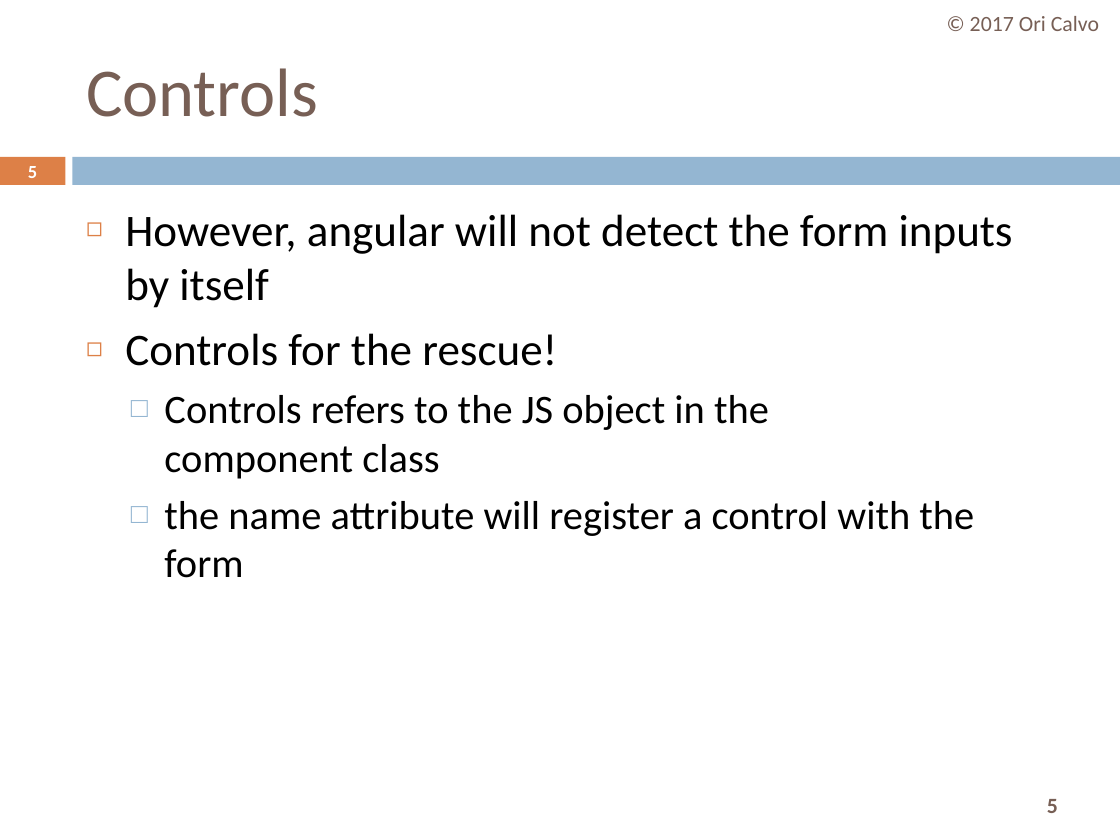
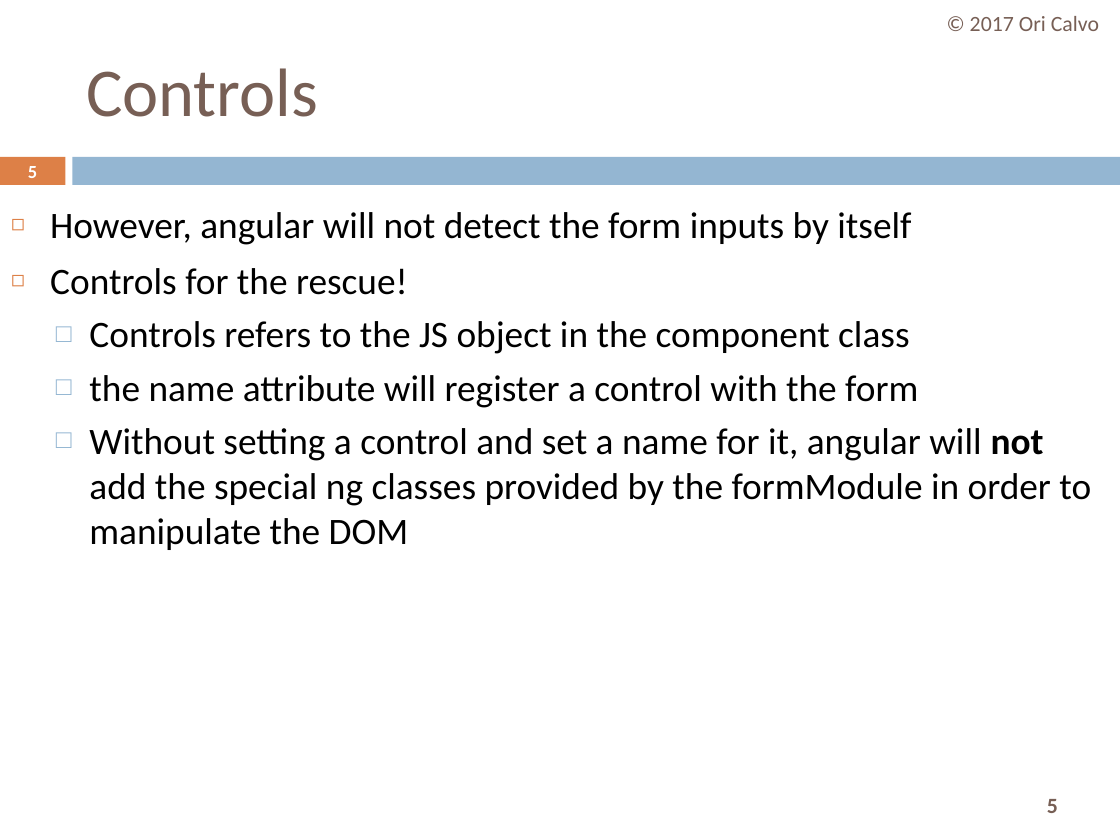
Before and after one commit to oricalvo/course-angular, a slide deck: slide 5 of PPTs/04 Forms.pptx. Drawn at 1120x840 pixels with LibreOffice and Linux fonts; fonts in the diff are those of the drawing. Boxes give left, top, right and bottom in pixels: in the first picture for what was removed or moved away, otherwise in the second. Text is boxed around its words. In the diff, an @@ line names an element or a change of style, - is before the commit and + after.

```diff
--- a/PPTs/04 Forms.pptx
+++ b/PPTs/04 Forms.pptx
@@ text "However, angular will not detect ...": place and size @@
-text "However, angular will not detect ..." at bbox=[125, 214, 1013, 578]
+text "However, angular will not detect ..." at bbox=[50, 212, 1091, 550]
@@ text at bbox=[50, 212, 918, 408]: size 29 to 24 pt in "However, angular will not detect the form ...", "Controls for the rescue!"; size 26 to 24 pt in "Controls refers to the JS object in ...", "the name attribute will register a control ..." @@
@@ text at bbox=[89, 428, 1091, 550]: paragraph added @@
+  □ Without setting a control and set a name for it, angular will not add the special ng classes provided by the formModule in order to manipulate the DOM
```
Also in this commit, not shown: 9 other slides changed.
